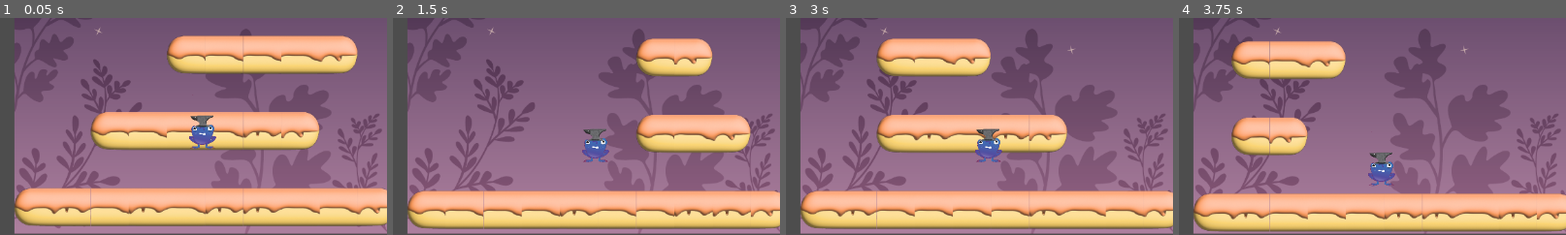
Above: before the commit, frames 1-4 (left to right).
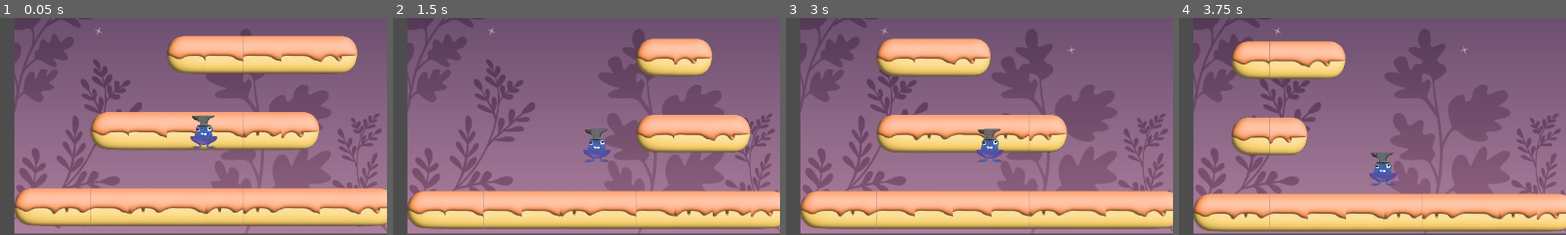
Above: after the commit, the same moments.

Repository: LegacyMD/xd_tower
Game: Godot game, scene res://scenes/root_scene.tscn
Same seed, same stepped clock (60 frames per second), same inputs: the game is played once before the commit and once after it.
Inputs:
- Up to frame 1 (0.05 s): no input
- Up to frame 2 (1.5 s): hold R 0.53-1.28 s; tap R at 1.35 s
- Up to frame 3 (3 s): hold R 2.03-2.78 s; tap R at 2.85 s
- Up to frame 4 (3.75 s): hold R from 3.53 s (still down)
The pictures show only the part of the screen within x 50-100%, y 50-100%; the shares and areas given below are measured in that part.

The runs differ from the first frame. In frame 1, 0.3% of the frame differs, in the area x 48-57%, y 44-61%; in frame 2, 0.3%; in frame 3, 0.3%; in frame 4, 0.3%.

Commit message:
Add anvil sound

Diff:
--- a/scenes/player.tscn
+++ b/scenes/player.tscn
@@ -1,8 +1,9 @@
-[gd_scene load_steps=10 format=3 uid="uid://cmsiiqo6trr02"]
+[gd_scene load_steps=11 format=3 uid="uid://cmsiiqo6trr02"]
 
 [ext_resource type="Script" path="res://scenes/player.gd" id="1_vu3yy"]
 [ext_resource type="SpriteFrames" uid="uid://brtby3gs8upj6" path="res://spirte_animations/player2.tres" id="2_e8ge1"]
 [ext_resource type="AudioStream" uid="uid://cnpteux8jnhqw" path="res://sounds/jump1.wav" id="3_6kmp1"]
+[ext_resource type="AudioStream" uid="uid://bc84ogrj57ui0" path="res://sounds/anvil.wav" id="5_ogody"]
 [ext_resource type="AudioStream" uid="uid://cvawrsehu62pq" path="res://sounds/slap.wav" id="5_t0vyg"]
 
 [sub_resource type="Animation" id="Animation_twcw3"]
@@ -70,7 +71,7 @@
 position = Vector2(-2, -15.5)
 scale = Vector2(0.16, 0.2025)
 sprite_frames = ExtResource("2_e8ge1")
-frame = 8
+frame = 7
 
 [node name="AnimationPlayer" type="AnimationPlayer" parent="."]
 libraries = {
@@ -91,6 +92,7 @@
 volume_db = 3.0
 
 [node name="AnvilAudioPlayer" type="AudioStreamPlayer" parent="."]
+stream = ExtResource("5_ogody")
 
 [node name="SmackAudioPlayer" type="AudioStreamPlayer" parent="."]
 stream = ExtResource("5_t0vyg")
Not shown, added: sounds/anvil.wav.import
Not shown, added: sounds/anvil.wav
